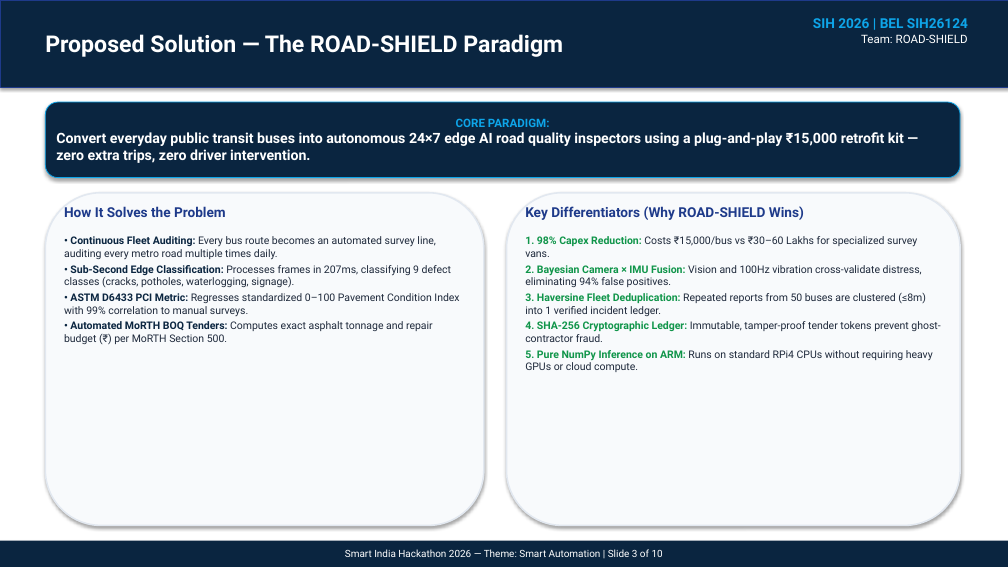
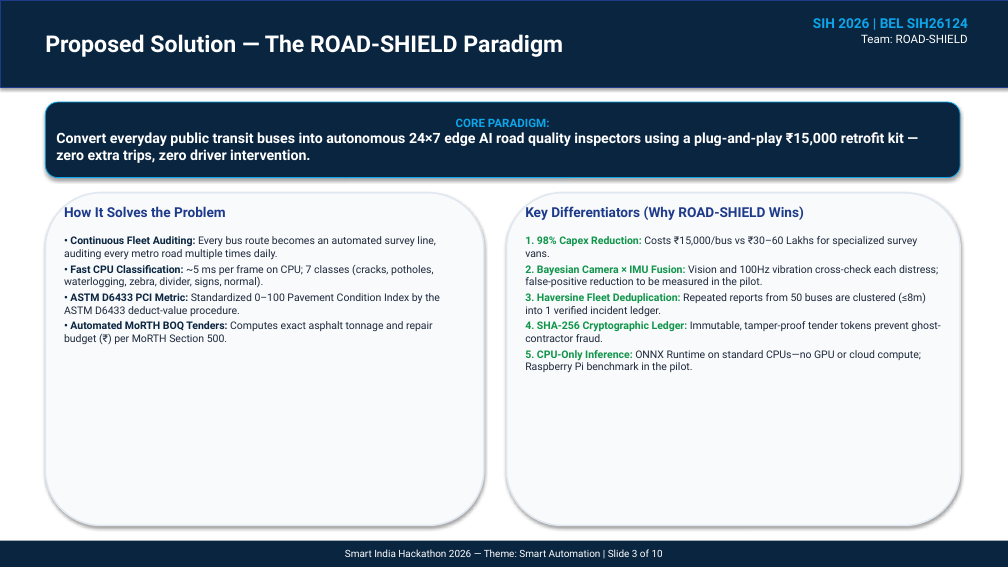
Before and after one commit to udbhav968-creator/SIH_PROJECT, a slide deck: slide 3 of SIH_10_Slide_Pitch_Deck.pptx. Drawn at 1008x567 pixels with LibreOffice and Linux fonts; fonts in the diff are those of the drawing. Boxes give left, top, right and bottom in pixels: in the first picture for what was removed or moved away, otherwise in the second. Text is boxed around its words. In the diff, an @@ line names an element or a change of style, - is before the commit and + after.

Commit message:
audit: remove hard-coded IoU, serve segmenter by deployment check, re-measure U-Net, label CAN demo, fix zebra/depth/clock-dependent test, correct decks

```diff
--- a/SIH_10_Slide_Pitch_Deck.pptx
+++ b/SIH_10_Slide_Pitch_Deck.pptx
@@ text at (64,265,440,316): text changed @@
-• Sub-Second Edge Classification: Processes frames in 207ms, classifying 9 defect classes (cracks, potholes, waterlogging, signage).
-• ASTM D6433 PCI Metric: Regresses standardized 0–100 Pavement Condition Index with 99% correlation to manual surveys.
+• Fast CPU Classification: ~5 ms per frame on CPU; 7 classes (cracks, potholes, waterlogging, zebra, divider, signs, normal).
+• ASTM D6433 PCI Metric: Standardized 0–100 Pavement Condition Index by the ASTM D6433 deduct-value procedure.
@@ text at (525,265,938,287): text changed @@
-2. Bayesian Camera × IMU Fusion: Vision and 100Hz vibration cross-validate distress, eliminating 94% false positives.
+2. Bayesian Camera × IMU Fusion: Vision and 100Hz vibration cross-check each distress; false-positive reduction to be measured in the pilot.
@@ text at (525,350,921,372): text changed @@
-5. Pure NumPy Inference on ARM: Runs on standard RPi4 CPUs without requiring heavy GPUs or cloud compute.
+5. CPU-Only Inference: ONNX Runtime on standard CPUs—no GPU or cloud compute; Raspberry Pi benchmark in the pilot.
```
Also in this commit, not shown: 5 other slides changed, 13 other files.
